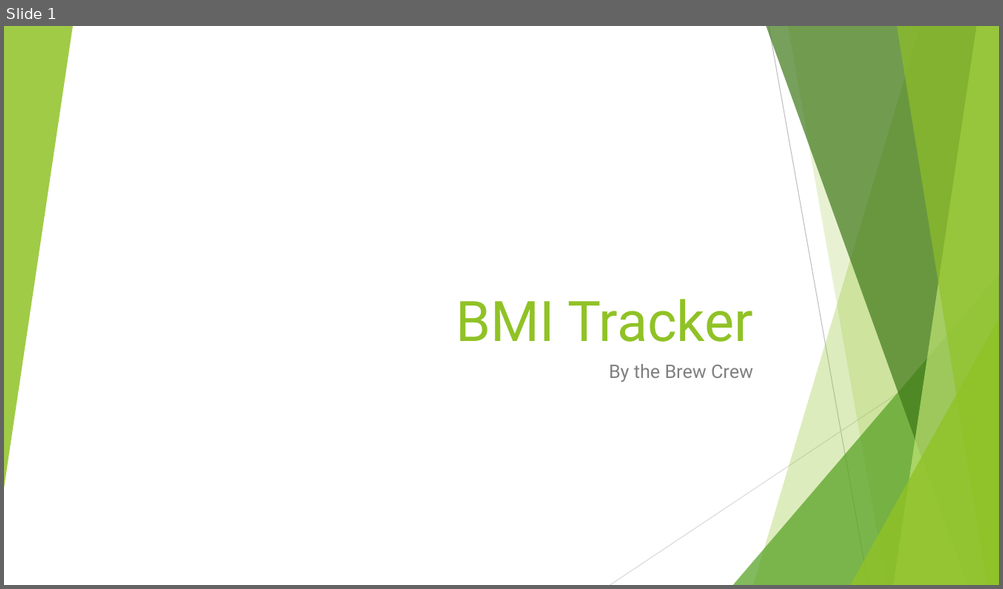
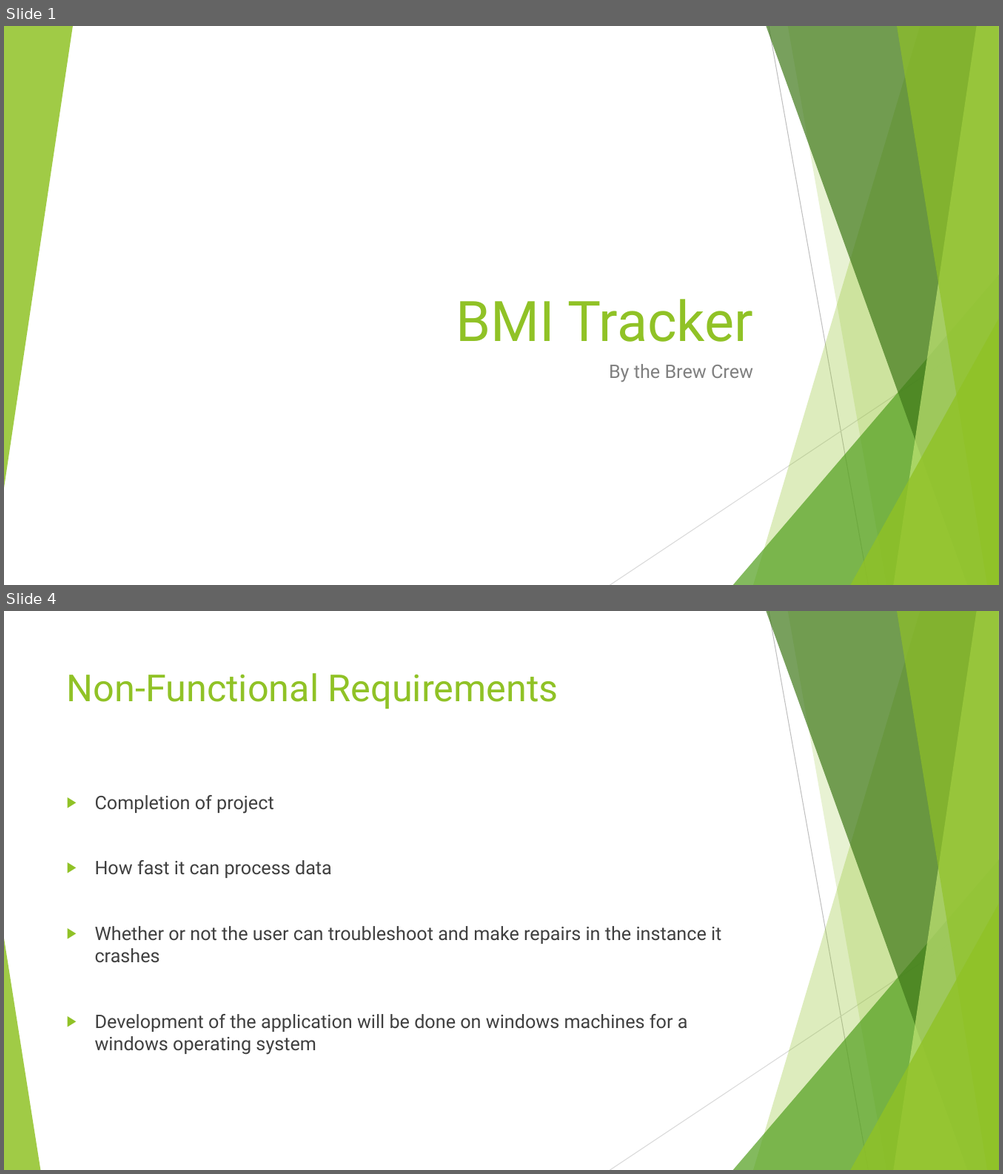
Before and after one commit to BlueNexus/BMITracker, a slide deck: docs/BMI Tracker.pptx. Shown one above the other, each under a label of ours: slide 1 before the commit, slides 1 and 4 after it; the slides between them are not shown. The pictures are 1003x589 and 1003x1174 pixels, drawn with LibreOffice and Linux fonts; fonts in the diff are those of the drawing. Boxes give left, top, right and bottom in pixels: in the first picture for what was removed or moved away, otherwise in the second. Text is boxed around its words. In the diff, an @@ line names an element or a change of style, - is before the commit and + after.

```diff
--- a/docs/BMI Tracker.pptx
+++ b/docs/BMI Tracker.pptx
@@ slide 4 added at (4, 611, 999, 1170), background #FFFFFF; not listed: 9 template elements that a slide beside it also shows @@
@@ title added at (67, 673, 558, 709), 36 pt, text #90C226 @@
+Non-Functional Requirements
@@ text added at (95, 795, 721, 1055), 18 pt, text #404040 @@
+▶ Completion of project
+▶ How fast it can process data
+▶ Whether or not the user can troubleshoot and make repairs in the instance it crashes
+▶ Development of the application will be done on windows machines for a windows operating system
@@ triangle added at (4, 939, 40, 1170), fill #90C226 at 85% opacity @@
```
Also in this commit, not shown: 1 slide changed, 4 other slides added, 9 other files.
